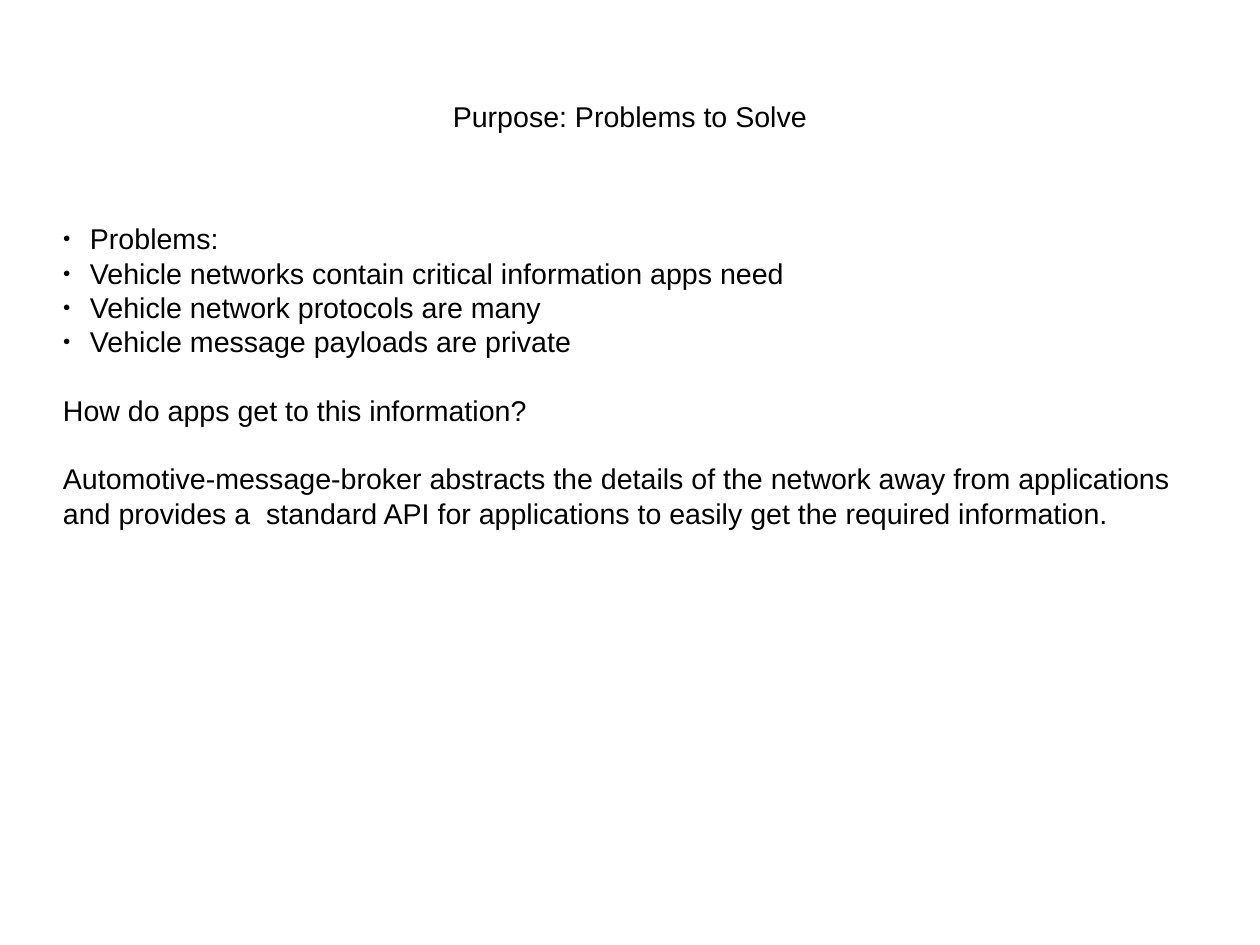
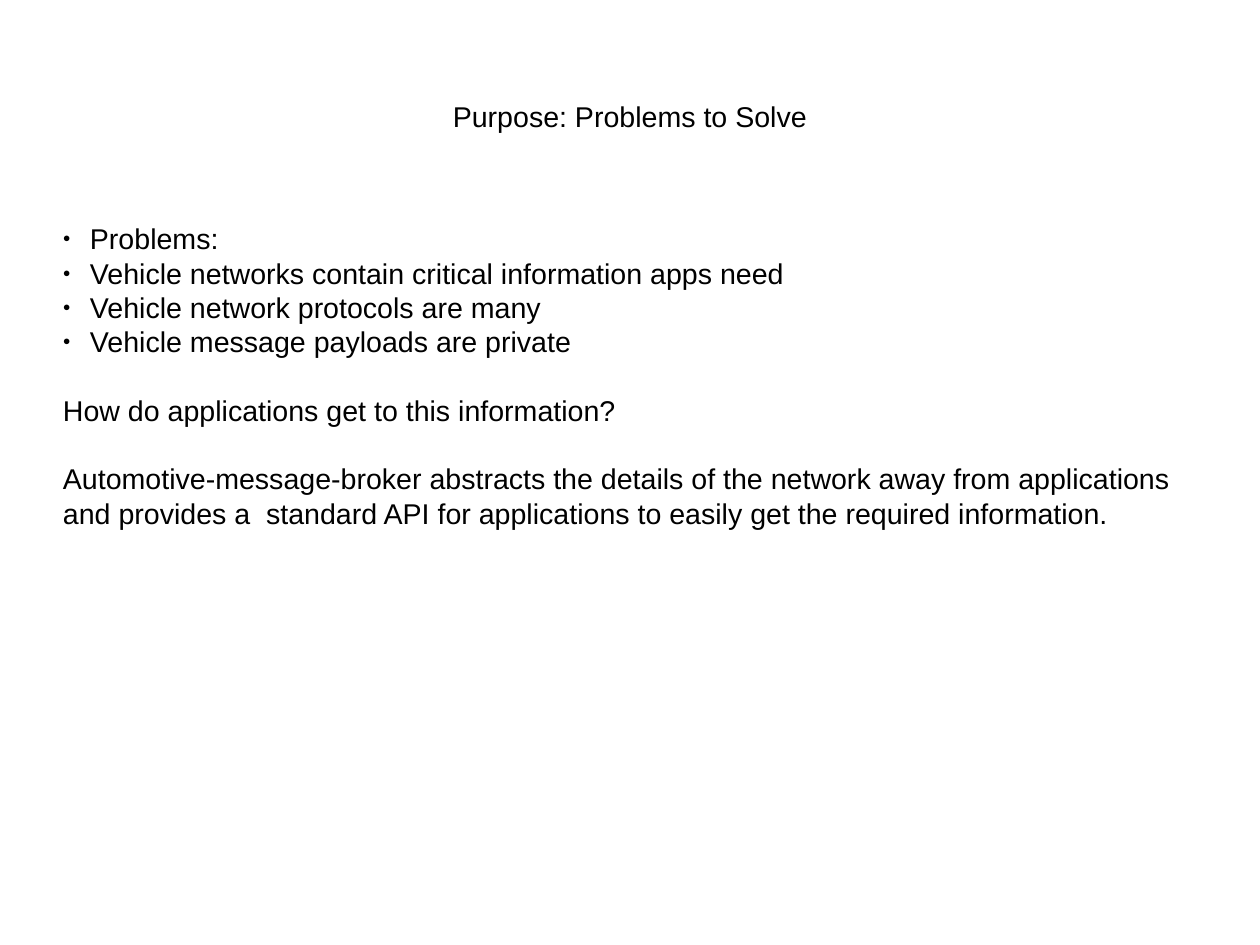
Before and after one commit to otcshare/automotive-message-broker, a slide deck: slide 2 of automotive-message-broker.odp. Drawn at 1260x945 pixels with LibreOffice and Linux fonts; fonts in the diff are those of the drawing. Boxes give left, top, right and bottom in pixels: in the first picture for what was removed or moved away, otherwise in the second. Text is boxed around its words. In the diff, an @@ line names an element or a change of style, - is before the commit and + after.

```diff
--- a/automotive-message-broker.odp
+++ b/automotive-message-broker.odp
@@ text at box(63, 400, 615, 426): text changed @@
-How do apps get to this information?
+How do applications get to this information?
```
Also in this commit, not shown: 2 slides added, 2 slides removed.
